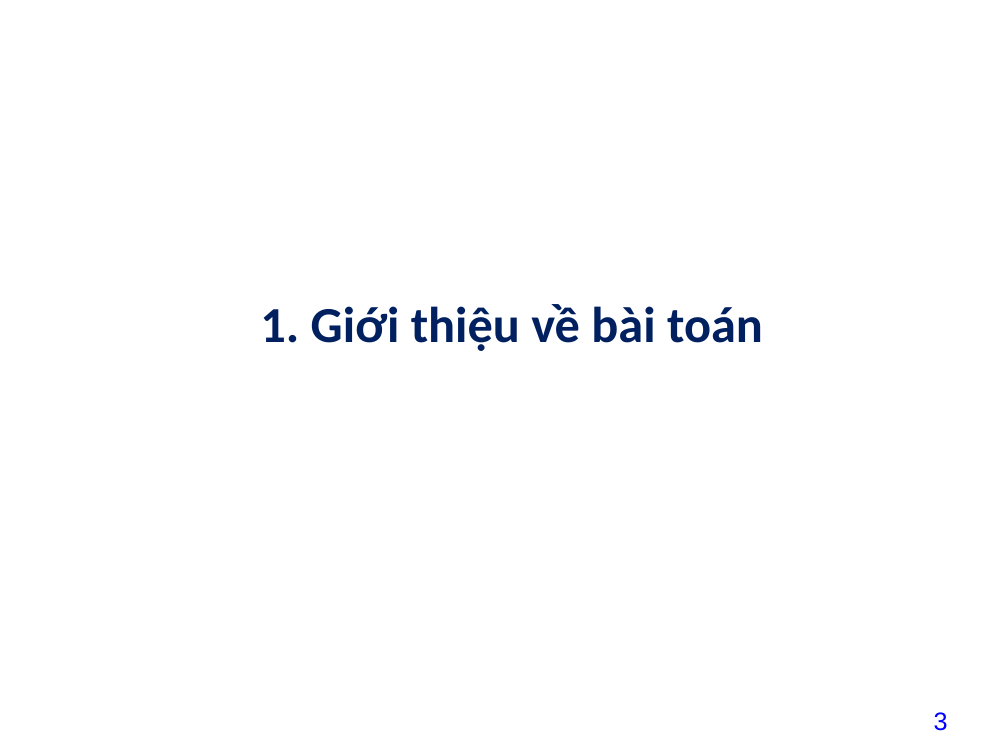
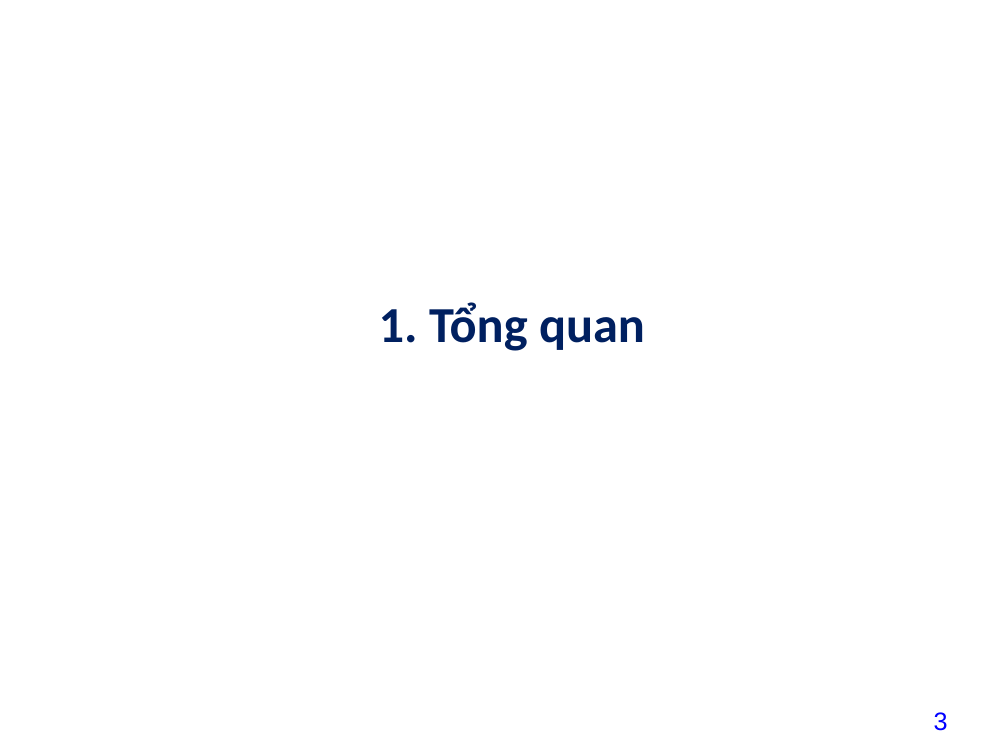
Before and after one commit to datdatnguyen2609/datdatnguyen2609, a slide deck: slide 3 of project/baitaplon/13_NguyenThanhDat211440519_baitaplon.pptx. Drawn at 1008x756 pixels with LibreOffice and Linux fonts; fonts in the diff are those of the drawing; background and template pictures are left out. Boxes give left, top, right and bottom in pixels: in the first picture for what was removed or moved away, otherwise in the second. Text is boxed around its words. In the diff, an @@ line names an element or a change of style, - is before the commit and + after.

```diff
--- a/project/baitaplon/13_NguyenThanhDat211440519_baitaplon.pptx
+++ b/project/baitaplon/13_NguyenThanhDat211440519_baitaplon.pptx
@@ title at box(379, 302, 645, 351): text changed @@
-1. Giới thiệu về bài toán
+1. Tổng quan
```
Also in this commit, not shown: 2 other slides changed, 1 other file.
